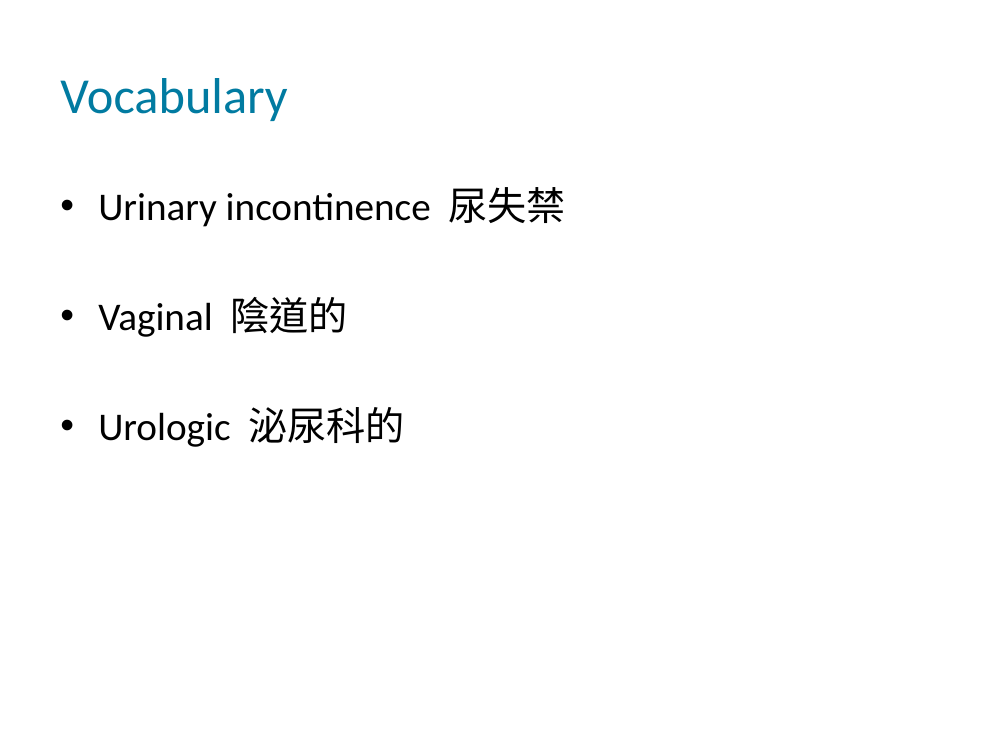
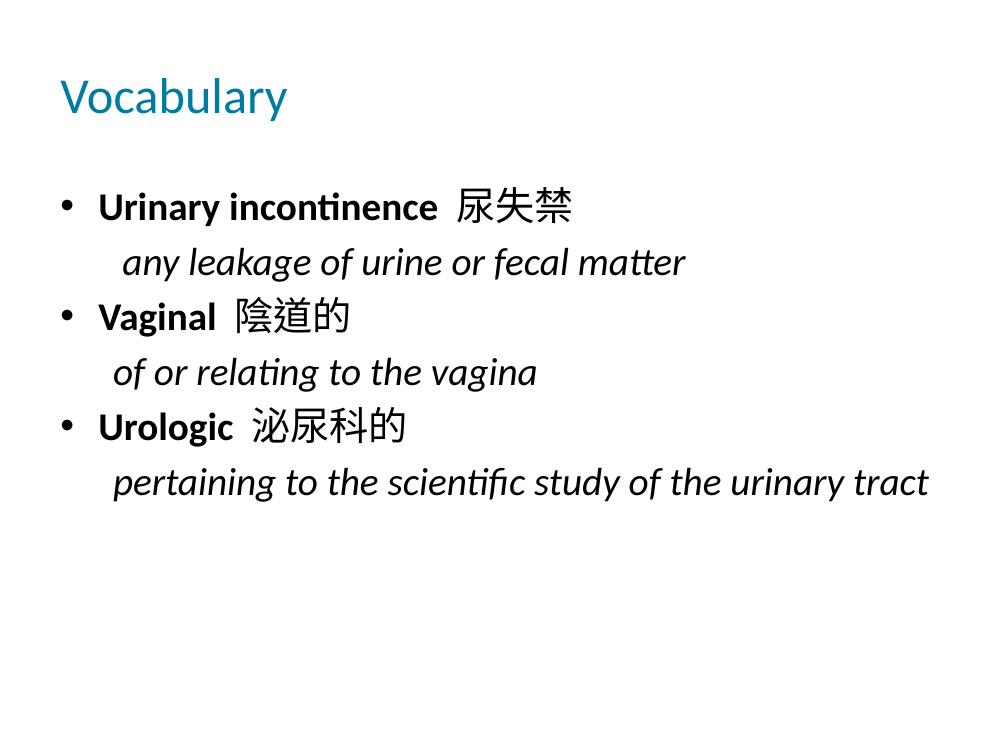
Before and after one commit to QuocVoong/R-Study-Lists, a slide deck: slide 2 of Medicine/5855_stethoscope_ppt/5855.pptx. Drawn at 1008x756 pixels with LibreOffice and Linux fonts; fonts in the diff are those of the drawing; background and template pictures are left out. Boxes give left, top, right and bottom in pixels: in the first picture for what was removed or moved away, otherwise in the second. Text is boxed around its words. In the diff, an @@ line names an element or a change of style, - is before the commit and + after.

```diff
--- a/Medicine/5855_stethoscope_ppt/5855.pptx
+++ b/Medicine/5855_stethoscope_ppt/5855.pptx
@@ text at bbox=[98, 187, 573, 447]: bold on in "Urinary incontinence", "Vaginal", "Urologic" @@
@@ text at bbox=[122, 247, 686, 282]: paragraph added @@
+any leakage of urine or fecal matter
@@ text at bbox=[113, 357, 538, 392]: paragraph added @@
+of or relating to the vagina
@@ text at bbox=[113, 467, 929, 502]: paragraph added @@
+pertaining to the scientific study of the urinary tract
```
Also in this commit, not shown: 6 other slides changed.
